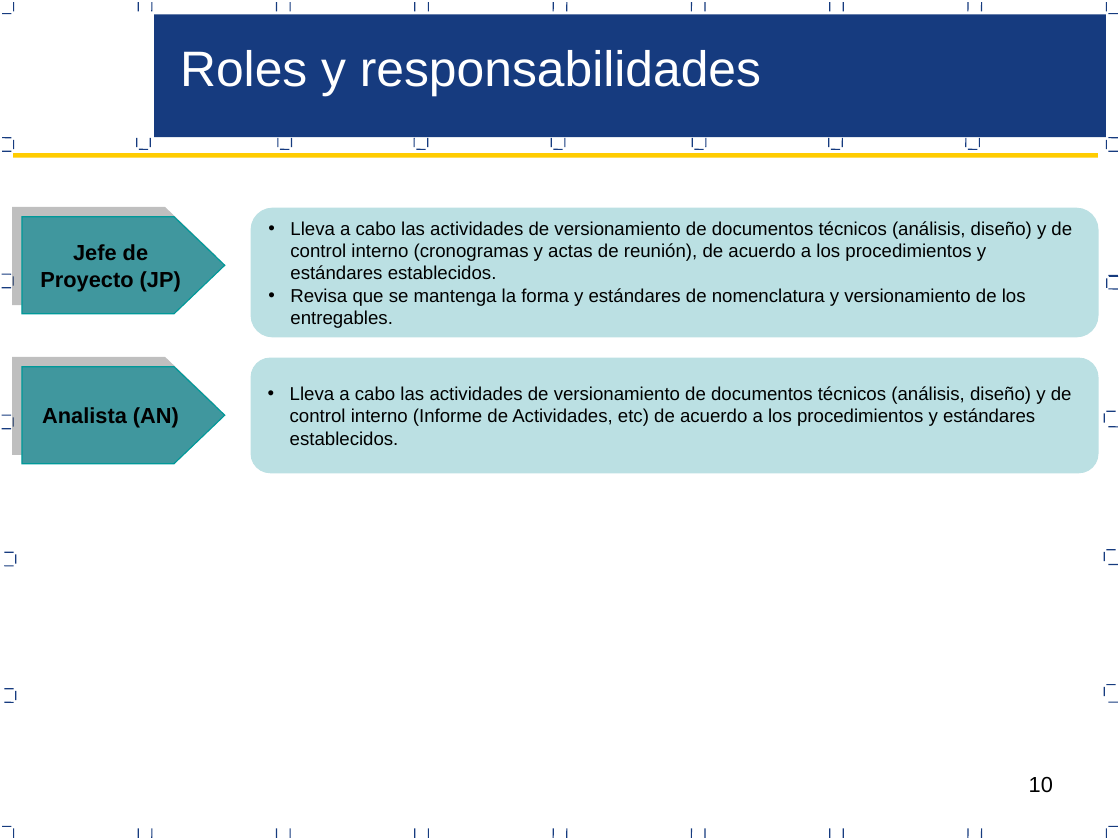
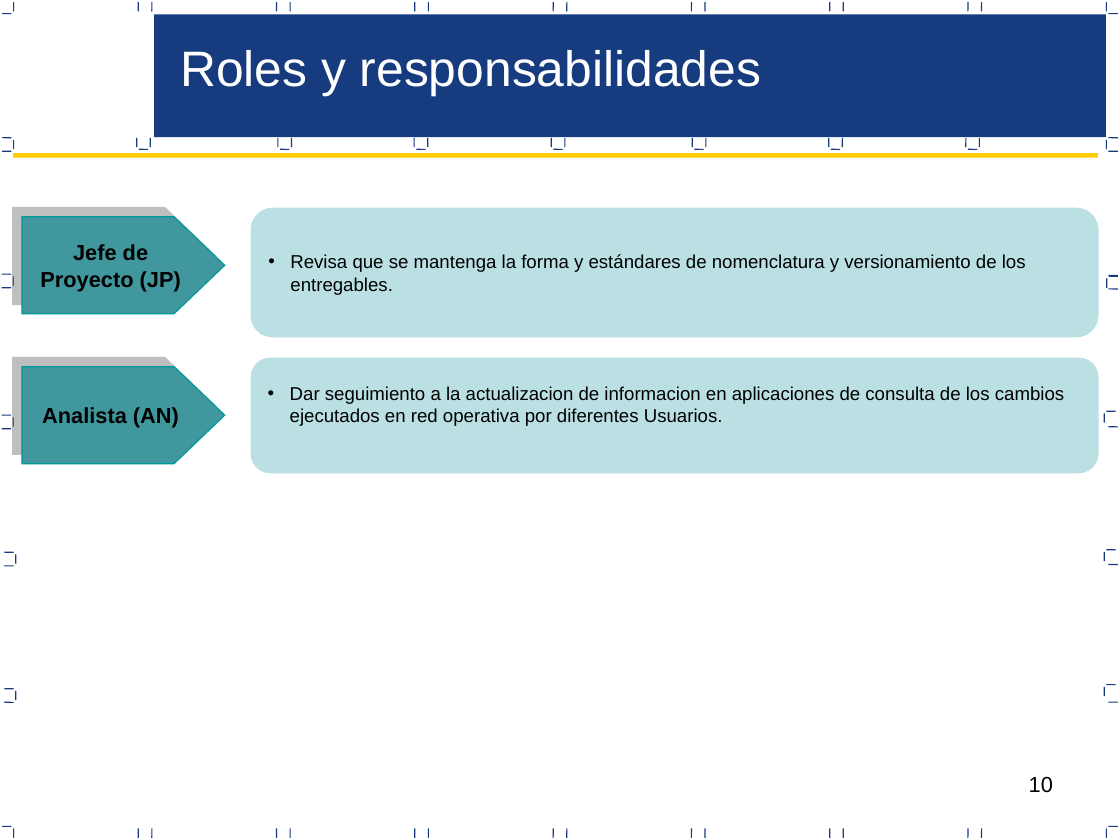
Before and after one commit to CreativeCheeseGame/BoundPhysic, a slide deck: slide 10 of Area de Proceso Gestion Configuracion/Proceso de Gestion de Configuracion-CM_v0.1.pptx. Drawn at 1120x840 pixels with LibreOffice and Linux fonts; fonts in the diff are those of the drawing. Boxes give left, top, right and bottom in pixels: in the first picture for what was removed or moved away, otherwise in the second. Text is boxed around its words. In the diff, an @@ line names an element or a change of style, - is before the commit and + after.

```diff
--- a/Area de Proceso Gestion Configuracion/Proceso de Gestion de Configuracion-CM_v0.1.pptx
+++ b/Area de Proceso Gestion Configuracion/Proceso de Gestion de Configuracion-CM_v0.1.pptx
@@ text in rounded rectangle at [290,221,1072,279]: paragraph removed @@
-• Lleva a cabo las actividades de versionamiento de documentos técnicos (análisis, diseño) y de control interno (cronogramas y actas de reunión), de acuerdo a los procedimientos y estándares establecidos.
@@ text in rounded rectangle at [290,386,1064,426]: text changed @@
-• Lleva a cabo las actividades de versionamiento de documentos técnicos (análisis, diseño) y de control interno (Informe de Actividades, etc) de acuerdo a los procedimientos y estándares establecidos.
+• Dar seguimiento a la actualizacion de informacion en aplicaciones de consulta de los cambios ejecutados en red operativa por diferentes Usuarios.
```
Also in this commit, not shown: 3 other slides changed.
